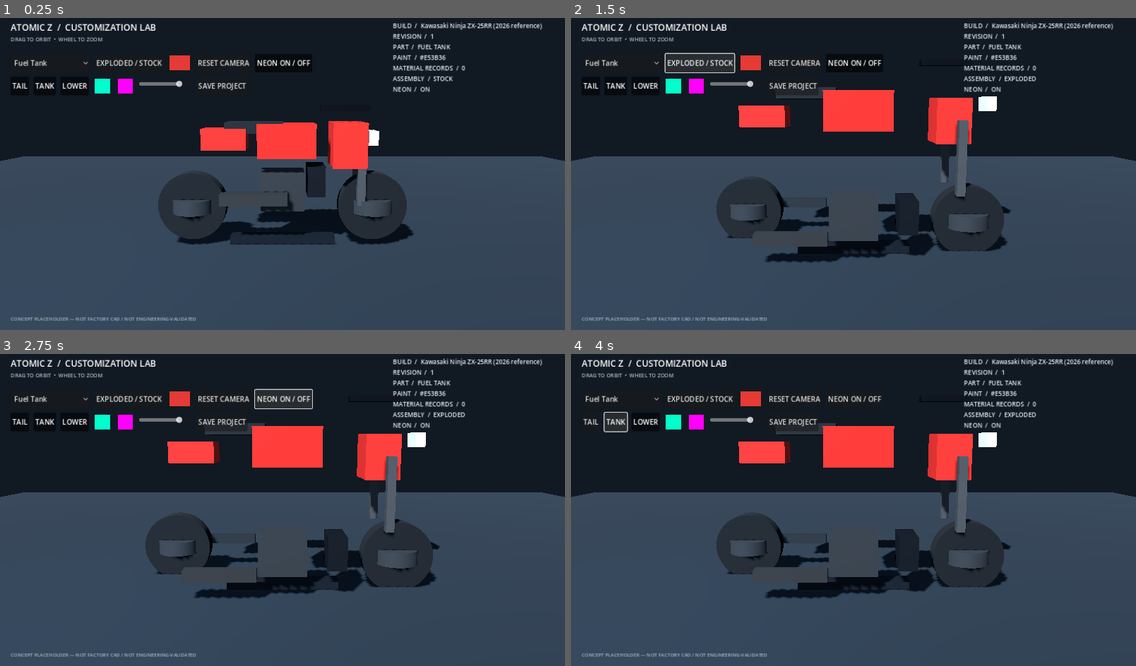
Above: before the commit, frames 1-4 (two rows, left to right).
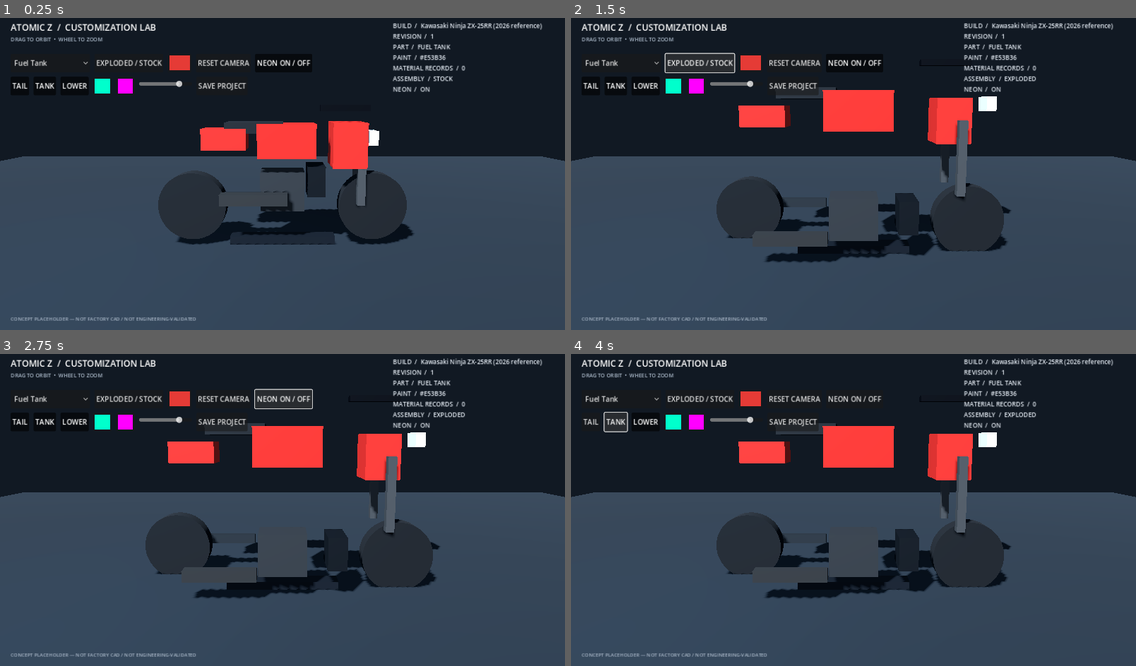
Above: after the commit, the same moments.

Repository: metsam-mastem/Atomic-Z-Customi-Z
Game: Godot game, scene res://scenes/main.tscn
The game is run twice, just before and just after one commit, with the same random seed, the same clock (stepped at 60 frames per second) and the same inputs.
Inputs:
- Up to frame 1 (0.25 s): no input
- Up to frame 2 (1.5 s): click "Fuel Tank" at 0.5 s; click "EXPLODED / STOCK" at 1.25 s
- Up to frame 3 (2.75 s): click "NEON ON / OFF" at 2 s
- Up to frame 4 (4 s): click "TAIL" at 2.75 s; click "TANK" at 3.5 s

The runs differ from the first frame. In frame 1, 0.5% of the frame differs, in the area x 30-70%, y 58-65%; in frame 2, 0.6%, in the area x 28-74%, y 59-70%; in frame 3, 0.6%; in frame 4, 0.6%.

Commit message:
fix: align placeholder rim with rotated wheel axle

Diff:
--- a/scripts/bike_assembly.gd
+++ b/scripts/bike_assembly.gd
@@ -223,7 +223,7 @@
 	var rim_visual := MeshInstance3D.new()
 	rim_visual.name = "RimVisual"
 	rim_visual.mesh = rim_mesh
-	rim_visual.rotation = Vector3(PI / 2.0, 0.0, 0.0)
+	rim_visual.rotation = Vector3.ZERO
 	rim_visual.material_override = rim_material
 	wheel_root.add_child(rim_visual)
 	_parts[part_id.replace("_wheel", "_rim")] = {
